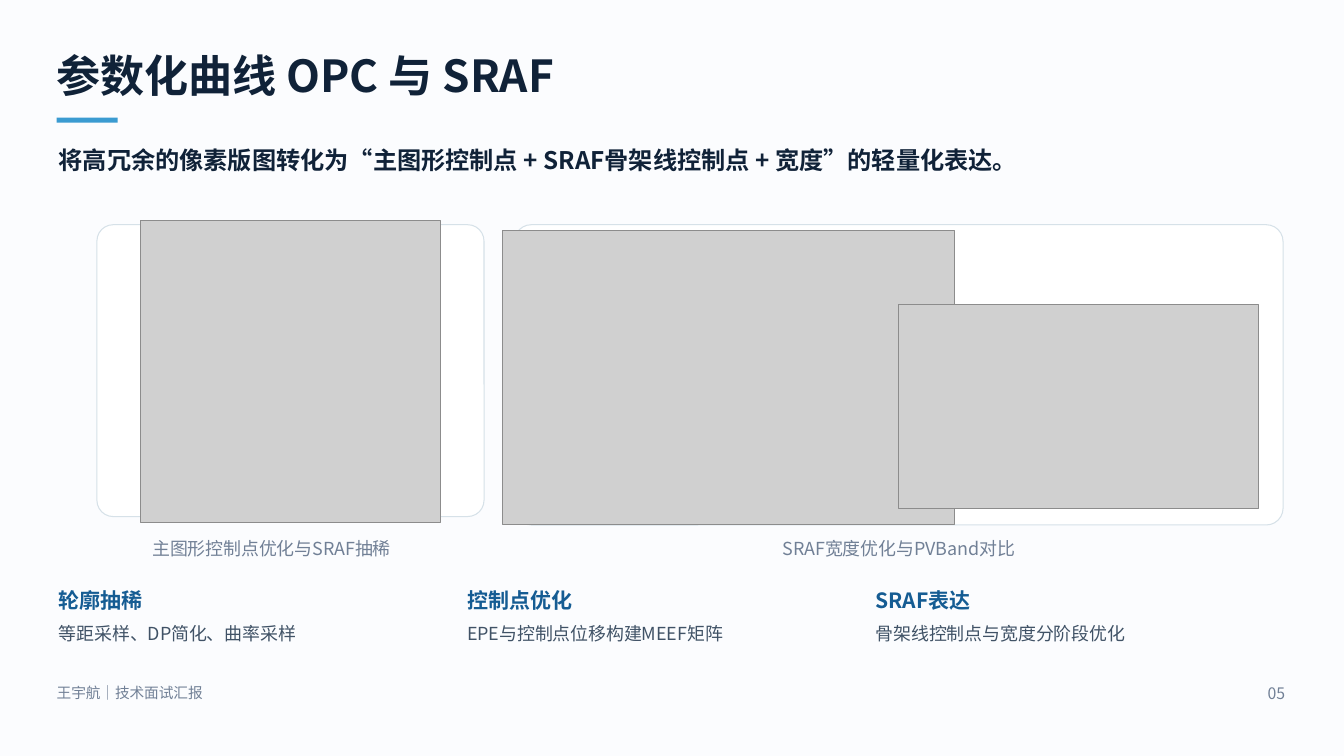
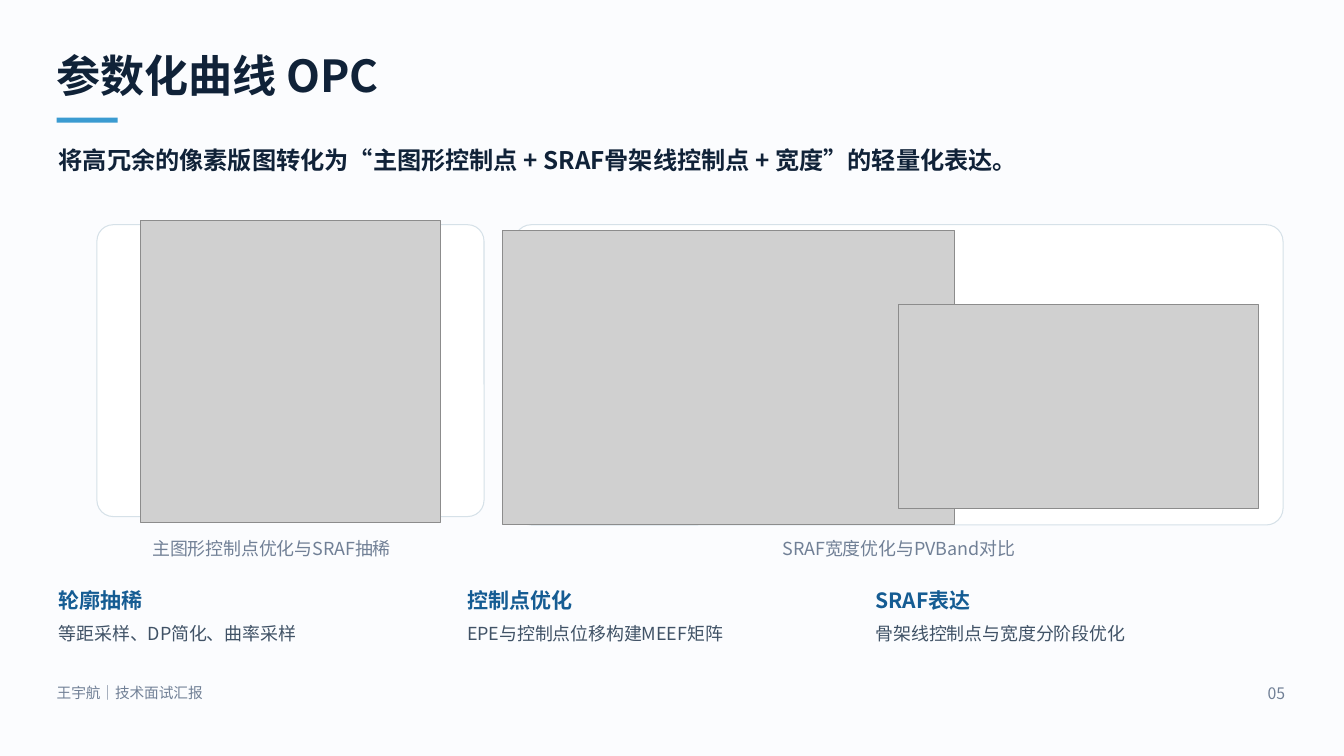
Before and after one commit to wyhcoder/C-version-Lithography, a slide deck: slide 5 of output/presentations/王宇航_技术面试汇报_初稿.pptx. Drawn at 1344x756 pixels with LibreOffice and Linux fonts; fonts in the diff are those of the drawing; grey boxes stand for pictures. Boxes give left, top, right and bottom in pixels: in the first picture for what was removed or moved away, otherwise in the second. Text is boxed around its words. In the diff, an @@ line names an element or a change of style, - is before the commit and + after.

```diff
--- a/output/presentations/王宇航_技术面试汇报_初稿.pptx
+++ b/output/presentations/王宇航_技术面试汇报_初稿.pptx
@@ text at [57,54,379,96]: text changed @@
-参数化曲线 OPC 与 SRAF
+参数化曲线 OPC
```
Also in this commit, not shown: 2 other slides changed, 11 other files.
